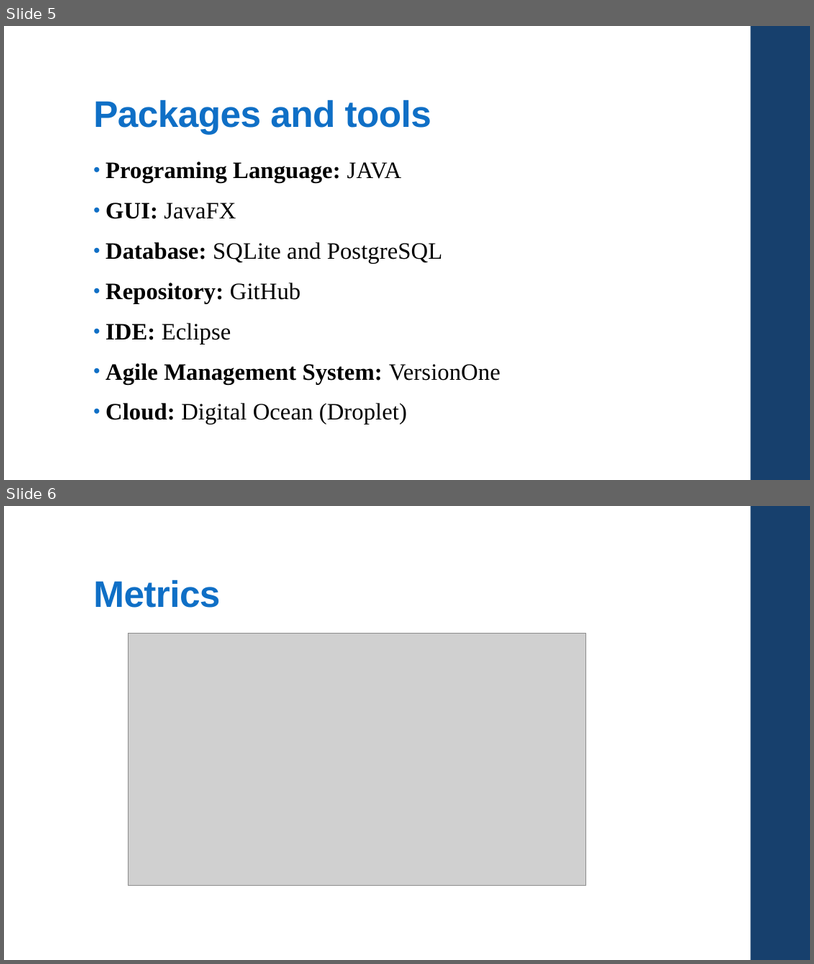
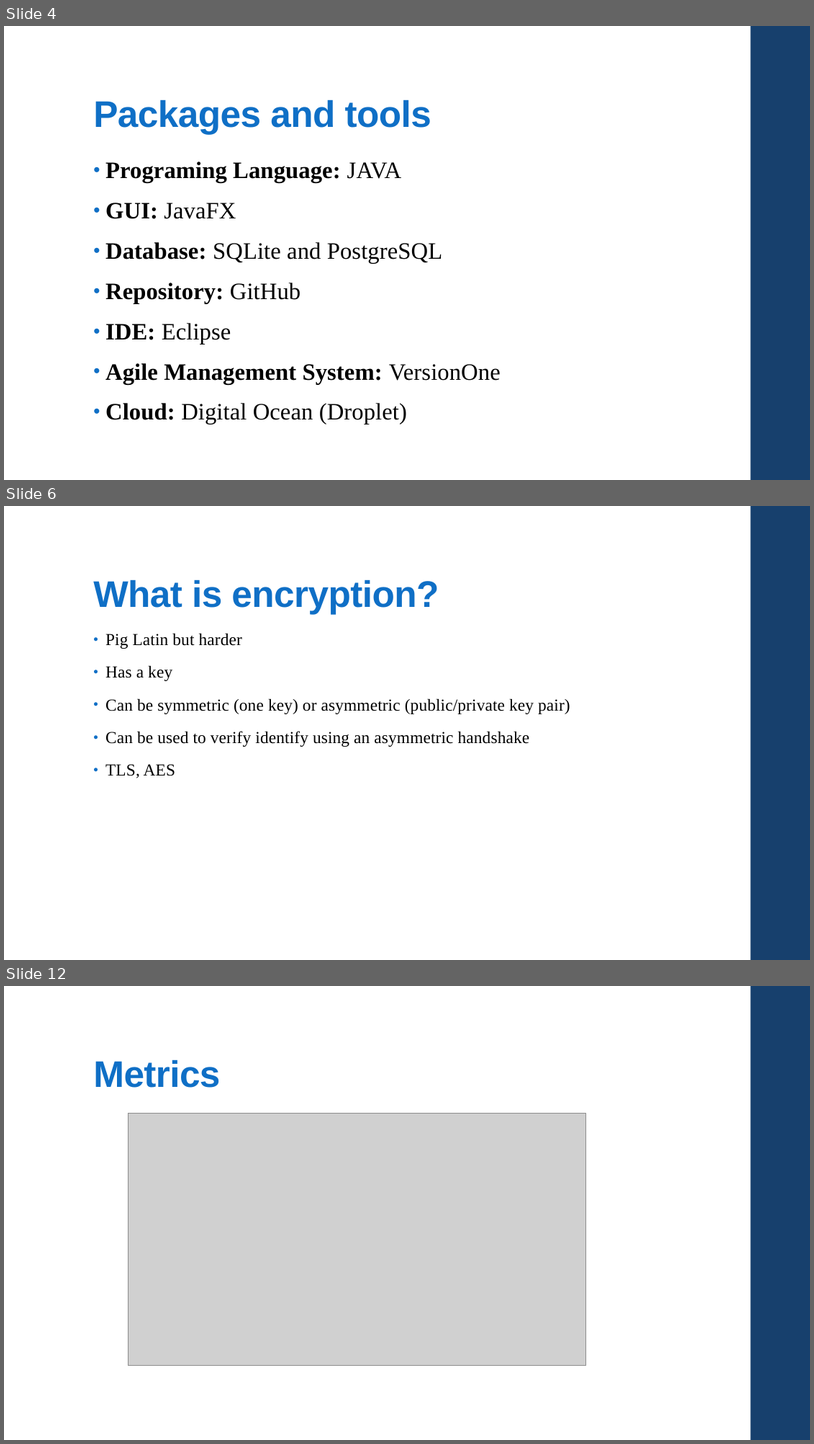
Before and after one commit to csc4350adept/csc4350, a slide deck: Documentation/Pres.pptx. Shown one above the other, each under a label of ours: slides 5 and 6 before the commit, slides 4, 6 and 12 after it; the slides between them are not shown. The pictures are 814x964 and 814x1444 pixels, drawn with LibreOffice and Linux fonts; fonts in the diff are those of the drawing; grey boxes stand for pictures. Boxes give left, top, right and bottom in pixels: in the first picture for what was removed or moved away, otherwise in the second. Text is boxed around its words. In the diff, an @@ line names an element or a change of style, - is before the commit and + after.

```diff
--- a/Documentation/Pres.pptx
+++ b/Documentation/Pres.pptx
@@ slide 6 added at <box>4,506,810,960</box>, background #FFFFFF; not listed: 1 template element that a slide beside it also shows @@
@@ title added at <box>93,579,439,614</box>, 44 pt, text #0F6FC6, bold @@
+What is encryption?
@@ text added at <box>106,633,571,778</box>, 20 pt, text #000000 @@
+• Pig Latin but harder
+• Has a key
+• Can be symmetric (one key) or asymmetric (public/private key pair)
+• Can be used to verify identify using an asymmetric handshake
+• TLS, AES
@@ what was slide 5 is now slide 4 @@
@@ what was slide 6 is now slide 12 @@
```
Also in this commit, not shown: 2 slides changed, 7 other slides added, 4 slides removed, 5 other files.
